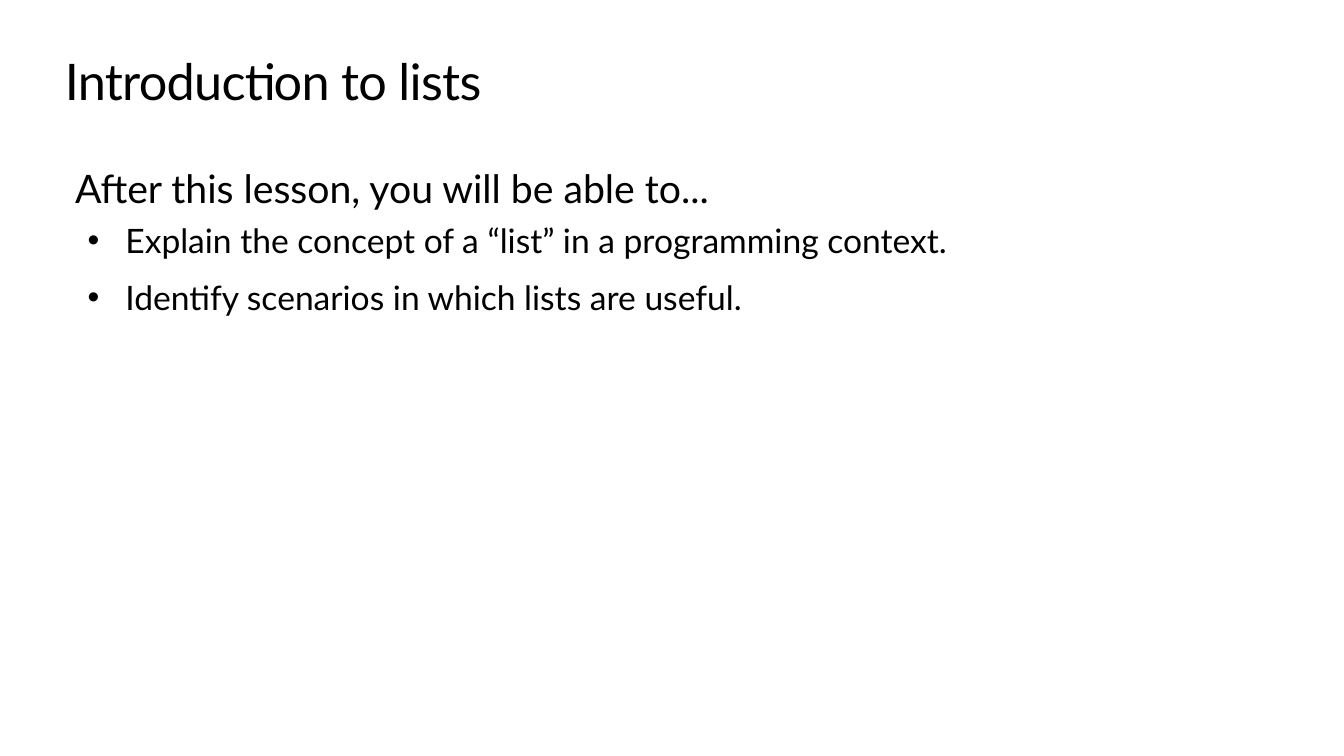
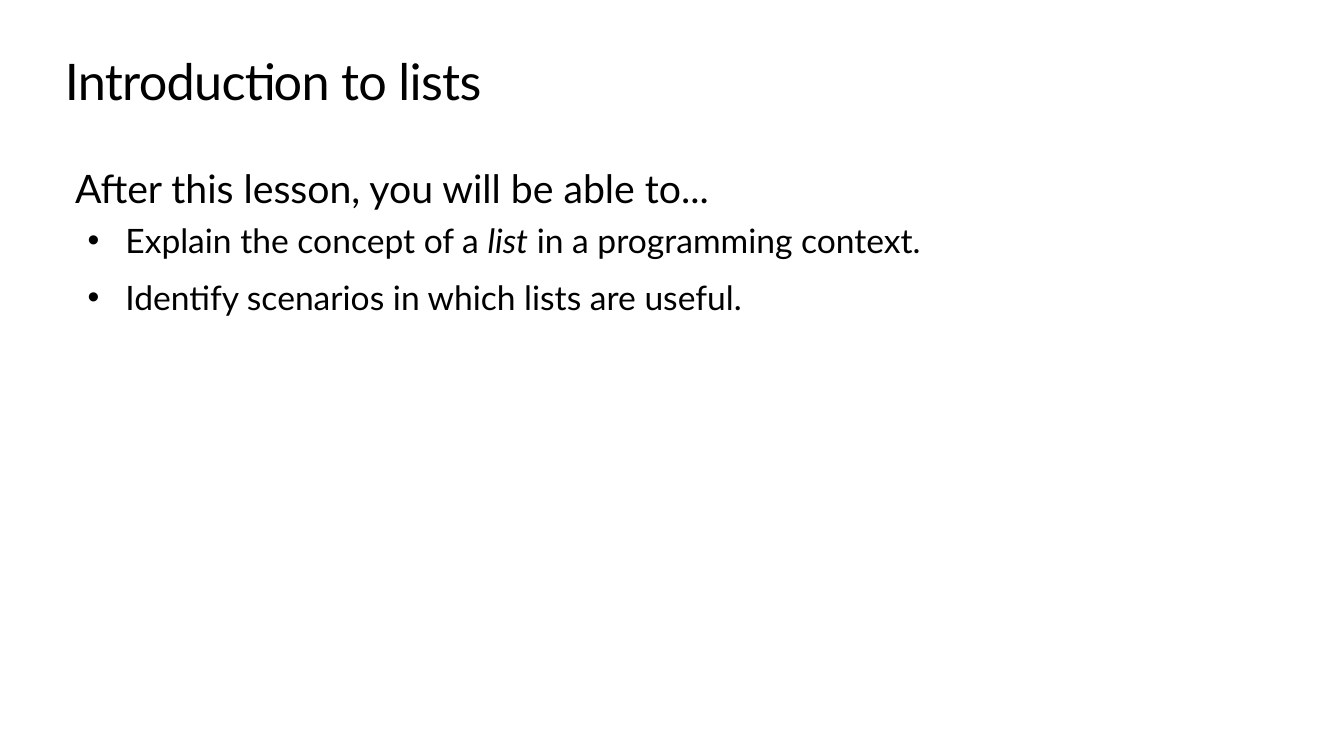
Before and after one commit to TEALSK12/introduction-to-computer-science, a slide deck: slide 2 of docs/slidedecks/TEALS SNAP 4.1.pptx. Drawn at 1344x756 pixels with LibreOffice and Linux fonts; fonts in the diff are those of the drawing; background and template pictures are left out. Boxes give left, top, right and bottom in pixels: in the first picture for what was removed or moved away, otherwise in the second. Text is boxed around its words. In the diff, an @@ line names an element or a change of style, - is before the commit and + after.

```diff
--- a/docs/slidedecks/TEALS SNAP 4.1.pptx
+++ b/docs/slidedecks/TEALS SNAP 4.1.pptx
@@ text at (125,228,921,259): text changed @@
-• Explain the concept of a “list” in a programming context.
+• Explain the concept of a list in a programming context.
```
Also in this commit, not shown: 3 other slides changed, 25 other files.
